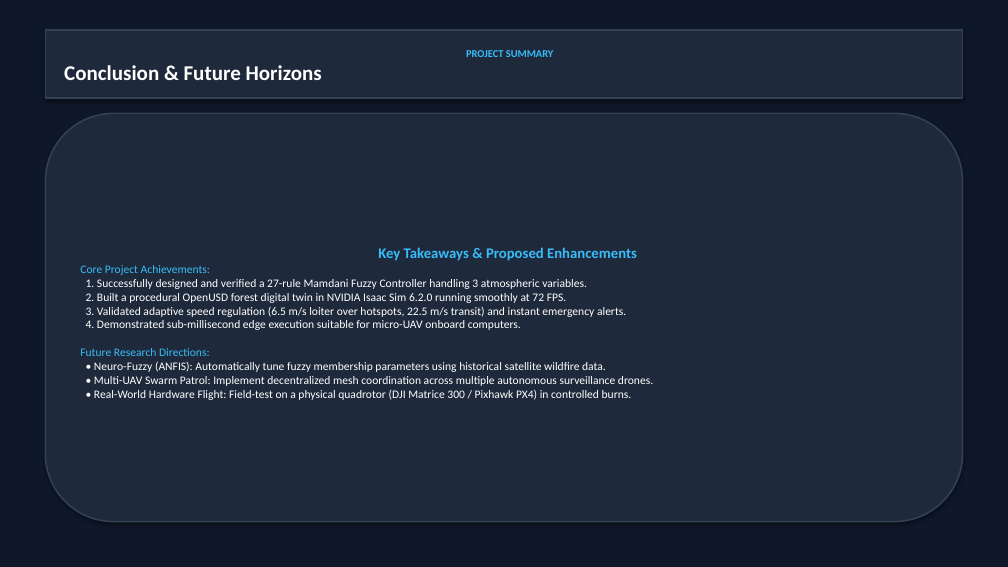
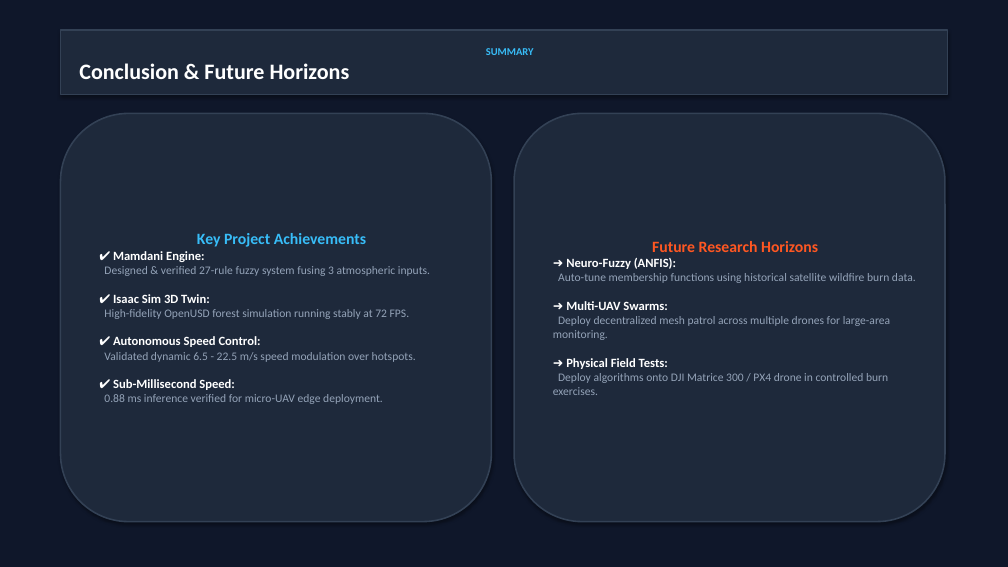
Before and after one commit to 123haiku/csc3034-fuzzy-wildfire-sim, a slide deck: slide 10 of docs/presentation/CSC3034_Presentation_Slides.pptx. Drawn at 1008x567 pixels with LibreOffice and Linux fonts; fonts in the diff are those of the drawing. Boxes give left, top, right and bottom in pixels: in the first picture for what was removed or moved away, otherwise in the second. Text is boxed around its words. In the diff, an @@ line names an element or a change of style, - is before the commit and + after.

```diff
--- a/docs/presentation/CSC3034_Presentation_Slides.pptx
+++ b/docs/presentation/CSC3034_Presentation_Slides.pptx
@@ rectangle "SUMMARY": place and size @@
-rectangle "SUMMARY" at <box>45,30,963,98</box>
+rectangle "SUMMARY" at <box>60,30,948,95</box>
@@ text in rectangle at <box>486,48,534,55</box>: text changed @@
-PROJECT SUMMARY
+SUMMARY
@@ text in rectangle at <box>79,63,350,79</box>: size 20 to 21 pt in "Conclusion & Future Horizons" @@
@@ rounded rectangle "Key Project Achievements": place and size @@
-rounded rectangle "Key Project Achievements" at <box>45,113,963,522</box>
+rounded rectangle "Key Project Achievements" at <box>60,113,492,522</box>
@@ rounded rectangle added at <box>514,113,945,522</box>, fill #1E293B, outline #334155 1.5 pt, 11 pt, text #94A3B8 @@
+Future Research Horizons
+➜ Neuro-Fuzzy (ANFIS):
+Auto-tune membership functions using historical satellite wildfire burn data.
+➜ Multi-UAV Swarms:
+Deploy decentralized mesh patrol across multiple drones for large-area monitoring.
+➜ Physical Field Tests:
+Deploy algorithms onto DJI Matrice 300 / PX4 drone in controlled burn exercises.
@@ text in rounded rectangle at <box>104,233,430,404</box>: text changed; text colour #FFFFFF to #94A3B8 @@
-Key Takeaways & Proposed Enhancements
-Core Project Achievements:
-1. Successfully designed and verified a 27-rule Mamdani Fuzzy Controller handling 3 atmospheric variables.
-2. Built a procedural OpenUSD forest digital twin in NVIDIA Isaac Sim 6.2.0 running smoothly at 72 FPS.
-3. Validated adaptive speed regulation (6.5 m/s loiter over hotspots, 22.5 m/s transit) and instant emergency alerts.
-4. Demonstrated sub-millisecond edge execution suitable for micro-UAV onboard computers.
-Future Research Directions:
-• Neuro-Fuzzy (ANFIS): Automatically tune fuzzy membership parameters using historical satellite wildfire data.
-• Multi-UAV Swarm Patrol: Implement decentralized mesh coordination across multiple autonomous surveillance drones.
-• Real-World Hardware Flight: Field-test on a physical quadrotor (DJI Matrice 300 / Pixhawk PX4) in controlled burns.
+Key Project Achievements
+✔ Mamdani Engine:
+Designed & verified 27-rule fuzzy system fusing 3 atmospheric inputs.
+✔ Isaac Sim 3D Twin:
+High-fidelity OpenUSD forest simulation running stably at 72 FPS.
+✔ Autonomous Speed Control:
+Validated dynamic 6.5 - 22.5 m/s speed modulation over hotspots.
+✔ Sub-Millisecond Speed:
+0.88 ms inference verified for micro-UAV edge deployment.
```
Also in this commit, not shown: 7 other slides changed, 3 slides added, 3 slides removed, 2 other files.
